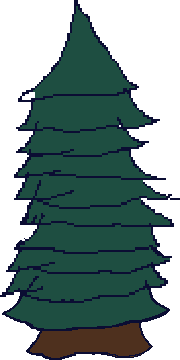
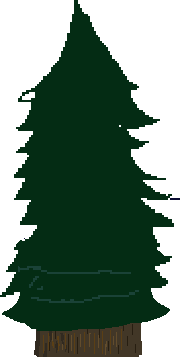
Layers edited between the first and the second 180 x 360 image:
painted on "Layer 2" over [0, 0, 174, 360]
